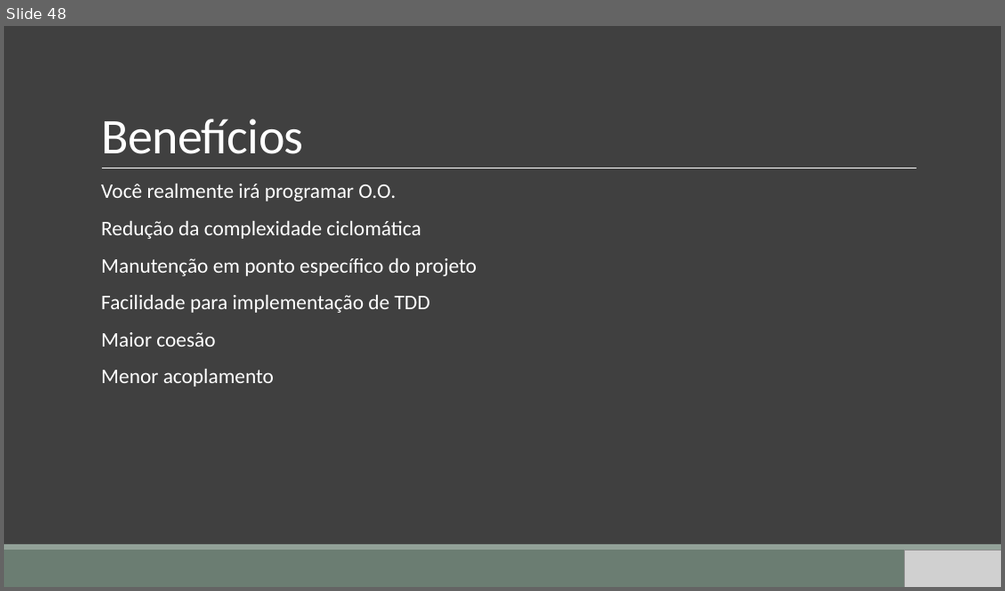
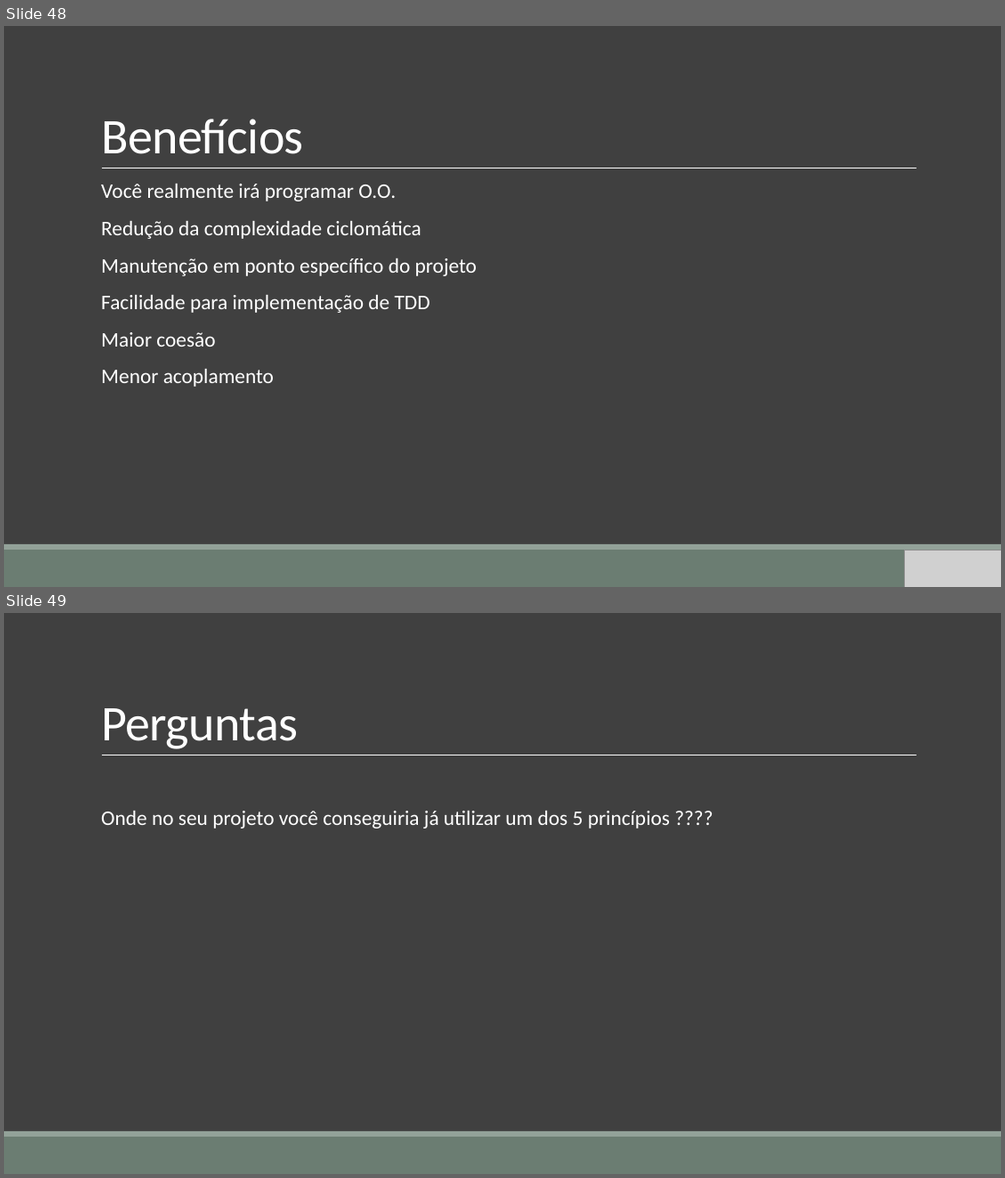
Before and after one commit to gemvane/Palestra-Solid, a slide deck: SOLID.pptx. Shown one above the other, each under a label of ours: slide 48 before the commit, slides 48 and 49 after it. The pictures are 1005x591 and 1005x1178 pixels, drawn with LibreOffice and Linux fonts; fonts in the diff are those of the drawing; grey boxes stand for pictures. Boxes give left, top, right and bottom in pixels: in the first picture for what was removed or moved away, otherwise in the second. Text is boxed around its words. In the diff, an @@ line names an element or a change of style, - is before the commit and + after.

```diff
--- a/SOLID.pptx
+++ b/SOLID.pptx
@@ slide 49 added at [4, 613, 1001, 1174], background #404040; not listed: 3 template elements that a slide beside it also shows @@
@@ title added at [101, 708, 298, 749], 48 pt, text #FFFFFF @@
+Perguntas
@@ text added at [101, 811, 670, 828], 20 pt, text #FFFFFF @@
+  Onde no seu projeto você conseguiria já utilizar um dos 5 princípios ????
```
Also in this commit, not shown: 15 slides changed, 3 other slides added, 3 slides removed.
